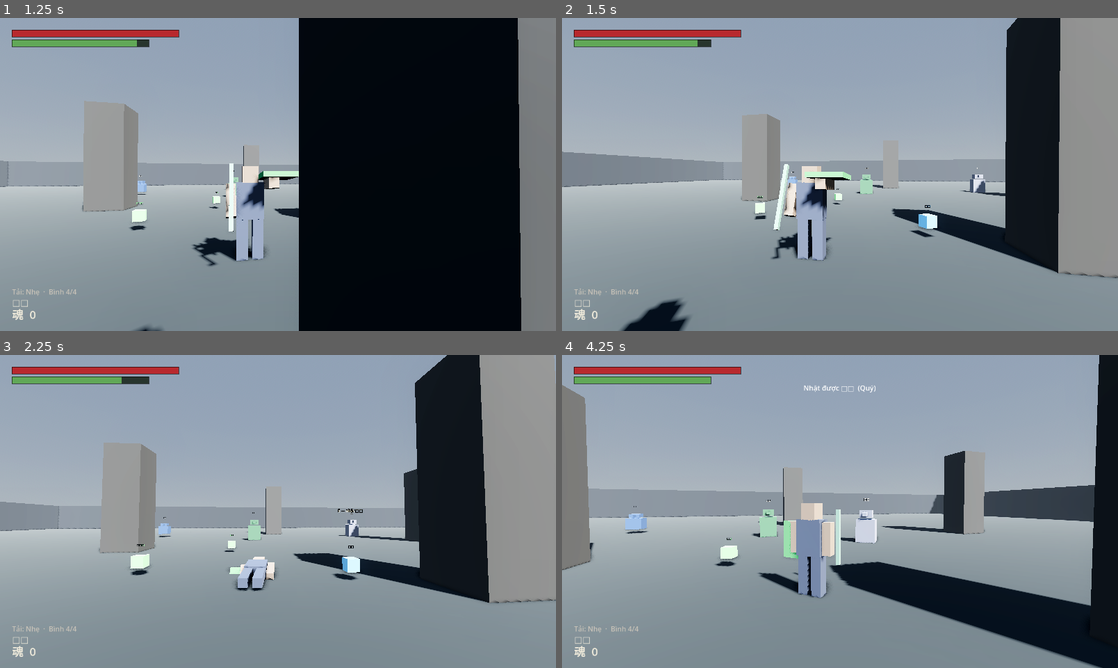
Above: before the commit, frames 1-4 (two rows, left to right).
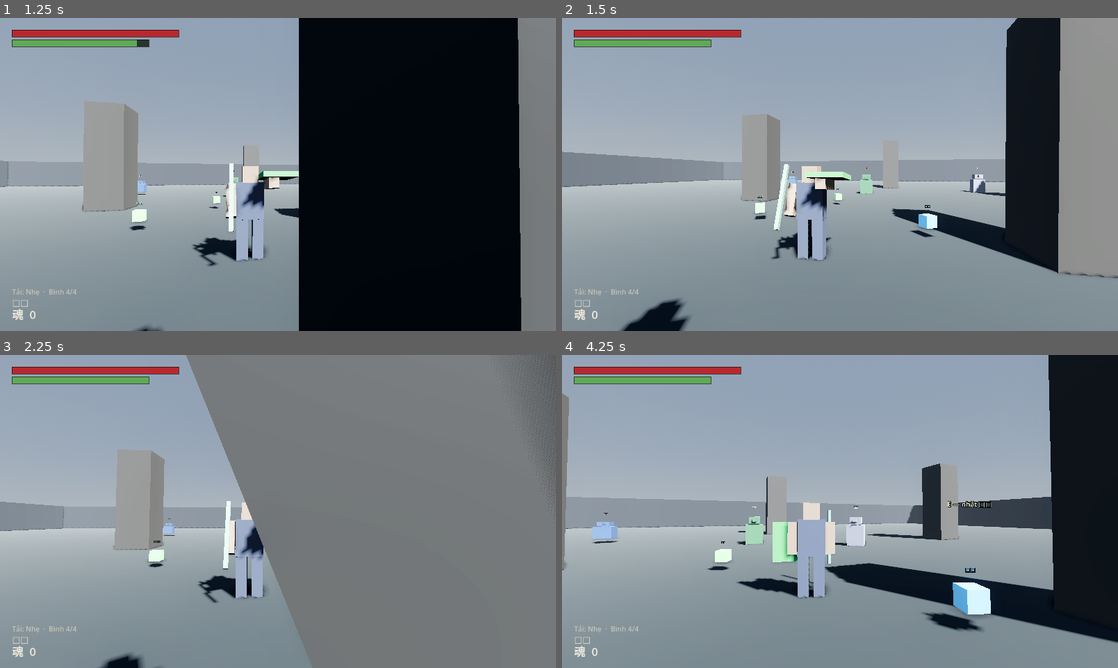
Above: after the commit, the same moments.

Repository: vitgoodkid/Game3SD
Game: Godot game, scene res://scenes/the_gioi/phong_thu.tscn
Same seed, same stepped clock (60 frames per second), same inputs: the game is played once before the commit and once after it.
Inputs (mouse positions are in pixels of both pictures, inside the frame that each line leads up to):
- Up to frame 1 (1.25 s): tap Enter at 0.5 s; move the mouse to (305, 174) at 0.52 s; hold Q (do_don) from 0.53 s (still down); right-click (305, 174) at 0.8 s
- Up to frame 2 (1.5 s): move the mouse to (812, 174) at 1.27 s; release Q (do_don) at 1.28 s; right-click (812, 174) at 1.35 s
- Up to frame 3 (2.25 s): tap E (tuong_tac) at 1.55 s; tap Space (lan_chay) at 2 s; move the mouse to (289, 505) at 2.02 s; hold E (tuong_tac) from 2.03 s (still down)
- Up to frame 4 (4.25 s): tap Q (do_don) at 2.3 s; move the mouse to (834, 517) at 2.77 s; release E (tuong_tac) at 2.78 s; tap D (di_phai) at 2.85 s; right-click (834, 517) at 3.05 s; move the mouse to (878, 514) at 3.52 s; hold E (tuong_tac) from 3.53 s (still down); tap S (di_sau) at 3.6 s

Frame 1 is identical in both runs. In frame 2, less than 0.1% of the frame differs, in the area x 24-27%, y 6-10%; in frame 3, 59%, in the area x 0-100%, y 0-100%; in frame 4, 23%.

Commit message:
Cái xác không nhặt được hồn của chính nó, và nới cửa sổ đỡ phản
TuongTacDuoc._unhandled_input chỉ hỏi "có phải thứ gần nhất không", không hỏi
"người chơi còn đứng được không". Mà vũng hồn mọc ĐÚNG chỗ ngã xuống, nên cái
xác nằm trọn trong tầm với của nó suốt 2.8 giây trước khi đứng dậy ở bia. Bấm
E lúc đó là nhặt lại sạch hồn của chính mình — mất trắng thành ra không mất
gì, và cả mục 4.5 sụp theo.

Thêm NguoiChoi.TRANG_THAI_TUONG_TAC: danh sách CHO PHÉP (dung / di / chay_nhanh
/ do_don), không phải danh sách cấm — thêm trạng thái mới thì mặc định là không
tương tác được, và đó là chiều an toàn. Chặn ở la_gan_nhat() nên dòng mời cũng
không hiện: hiện "E — nhặt lại 500 hồn" ngay trên cái xác chính là thứ mời
người chơi bấm vào lỗi.

Bộ test cũ không bắt được vì nó gọi thẳng vung.tuong_tac(), đi vòng qua đúng
chỗ hỏng. Test mới bơm phím E thật.

Nới cửa sổ đỡ phản 0.15 -> 0.24 giây theo yêu cầu của chủ dự án. Elden Ring rơi
vào khoảng 0.1-0.2s tuỳ khiên, nên đây là dễ hơn ER một chút — cố ý, để người
chơi còn dám bấm. Hẹp quá thì không ai học nổi và cả cơ chế thành trang trí.

171 + 123 test qua.

Co-Authored-By: Claude Opus 5 <noreply@anthropic.com>

Diff:
--- a/scripts/luat/souls_like.gd
+++ b/scripts/luat/souls_like.gd
@@ -190,8 +190,13 @@
 
 # --- Đỡ và đỡ phản --------------------------------------------------
 
-## Cửa sổ đỡ phản — hẹp là cố ý. Đây là kỹ năng cao nhất của người chơi.
-@export var cua_so_do_phan := 0.15
+## Cửa sổ đỡ phản.
+##
+## Hẹp là cố ý — đây là kỹ năng cao nhất người chơi học được. Nhưng hẹp quá thì
+## không ai học nổi và cả cơ chế thành đồ trang trí: chủ dự án chơi thử ở 0.15s
+## và bảo rộng thêm. Elden Ring rơi vào khoảng 0.1–0.2s tuỳ khiên, nên 0.24s là
+## dễ hơn ER một chút — cố ý, để người chơi còn dám bấm.
+@export var cua_so_do_phan := 0.24
 ## Bấm đỡ phản hụt thì đứng ngây bấy nhiêu giây, không đỡ được gì.
 @export var hoi_do_phan := 0.45
 ## Đỡ phản trúng thì đối phương ngây bấy nhiêu giây.
--- a/scripts/nhan_vat/nguoi_choi.gd
+++ b/scripts/nhan_vat/nguoi_choi.gd
@@ -245,6 +245,20 @@
 	var goc := atan2(h.x, h.z)
 	than.rotation.y = lerp_angle(than.rotation.y, goc, minf(1.0, TOC_XOAY * delta))
 
+## Những trạng thái mà bấm E được. DANH SÁCH CHO PHÉP, không phải danh sách
+## cấm — thêm trạng thái mới thì mặc định là KHÔNG tương tác được, và đó là
+## chiều an toàn.
+##
+## Vì sao cần: cái xác nằm đúng trong tầm với của vũng hồn vừa rơi ra, suốt
+## 2.8 giây trước khi đứng dậy ở bia. Không có luật này thì chết xong bấm E là
+## nhặt lại sạch hồn của chính mình — mất trắng thành ra không mất gì, và cả
+## mục 4.5 sụp theo.
+const TRANG_THAI_TUONG_TAC := ["dung", "di", "chay_nhanh", "do_don"]
+
+## Có đang ở tư thế bấm E được không.
+func tuong_tac_duoc() -> bool:
+	return may.ten_hien_tai in TRANG_THAI_TUONG_TAC
+
 ## Hướng nhân vật đang quay mặt.
 func huong_mat() -> Vector3:
 	return than.global_transform.basis.z.normalized()
--- a/scripts/the_gioi/tuong_tac_duoc.gd
+++ b/scripts/the_gioi/tuong_tac_duoc.gd
@@ -101,6 +101,11 @@
 func la_gan_nhat() -> bool:
 	if not trong_tam or nguoi_choi == null:
 		return false
+	# Đang chết / vỡ thế / vung đòn / lăn thì không bấm E được, và dòng mời
+	# cũng KHÔNG hiện — hiện "E — nhặt lại 500 hồn" ngay trên cái xác của mình
+	# chính là thứ mời người chơi bấm vào lỗi.
+	if nguoi_choi.has_method("tuong_tac_duoc") and not nguoi_choi.tuong_tac_duoc():
+		return false
 	var xa := global_position.distance_to(nguoi_choi.global_position)
 	for t in dang_trong_tam:
 		var khac := t as TuongTacDuoc
--- a/tools/thu_vong_lap.gd
+++ b/tools/thu_vong_lap.gd
@@ -710,6 +710,40 @@
 func _nhat_lai_hon() -> void:
 	_nhom("Về nhặt lại")
 	var vung := get_tree().get_nodes_in_group("vung_hon")[0] as VungHon
+
+	# CÁI XÁC KHÔNG NHẶT ĐƯỢC HỒN CỦA CHÍNH NÓ.
+	#
+	# Vũng hồn mọc ngay tại chỗ ngã xuống, nên cái xác nằm trọn trong tầm với
+	# của nó suốt 2.8 giây trước khi đứng dậy ở bia. Bấm E lúc đó là nhặt lại
+	# sạch — mất trắng thành ra không mất gì, và cả mục 4.5 sụp theo. Phải bơm
+	# phím E THẬT: gọi thẳng vung.tuong_tac() thì đi vòng qua đúng chỗ hỏng.
+	var hon_truoc := Tui.hon
+	vung.nguoi_choi = _nc
+	vung.trong_tam = true
+	if not TuongTacDuoc.dang_trong_tam.has(vung):
+		TuongTacDuoc.dang_trong_tam.append(vung)
+
+	# "chet" phải nằm ngoài danh sách cho phép. Kiểm bằng chính hàm đó chứ
+	# không ép state: vào state chet là chạy lại cả luồng chết (rơi vũng mới,
+	# hồi sinh), phép thử tự gây nhiễu cho mình.
+	_dung(not ("chet" in NguoiChoi.TRANG_THAI_TUONG_TAC),
+		"trạng thái 'chet' KHÔNG nằm trong danh sách bấm E được")
+
+	# Diễn lại bằng vỡ thế — cùng một đường chặn, mà không có tác dụng phụ.
+	_nc.may.doi("vo_the")
+	await _hai_khung()
+	_dung(not _nc.tuong_tac_duoc(), "đang ngây thì không bấm E được")
+	_dung(not vung.la_gan_nhat(), "và vũng hồn không mời bấm E")
+	await _bam("tuong_tac")
+	_bang(Tui.hon, hon_truoc, "bấm E cũng KHÔNG nhặt được")
+	_bang(_dem_nhom("vung_hon"), 1, "vũng vẫn còn nguyên đó")
+
+	_nc.may.doi("dung")
+	await _hai_khung()
+	_dung(_nc.tuong_tac_duoc(), "đứng dậy rồi thì bấm E được")
+	# Không kiểm vung.la_gan_nhat() ở đây: lúc này người chơi vừa đứng dậy Ở
+	# BIA ĐÁ, nên bia mới là thứ gần nhất chứ không phải vũng — đó là luật
+	# "một phím E chỉ ăn vào cái gần nhất", không phải lỗi.
 	vung.tuong_tac()
 	_bang(Tui.hon, 500, "nhặt lại đủ 500 hồn")
 	_dung(not TheGioi.co_vung_hon(), "nhặt xong thì hết vũng")
Not shown, changed: CLAUDE.md
Not shown, changed: TIEN_DO.md
